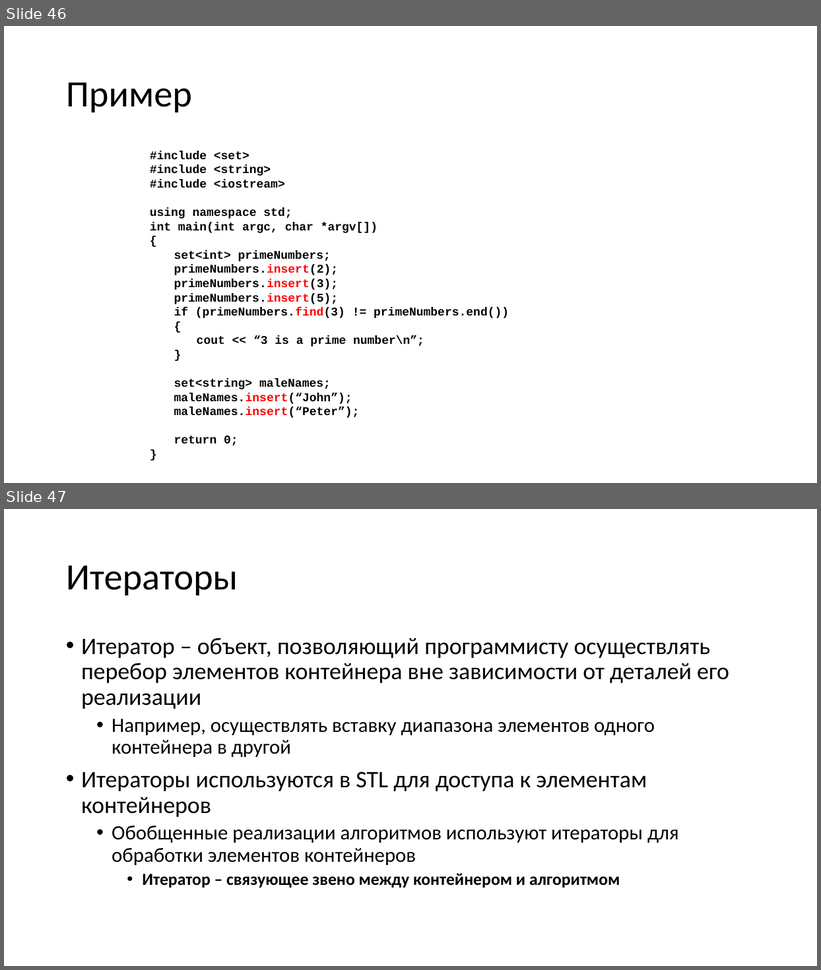
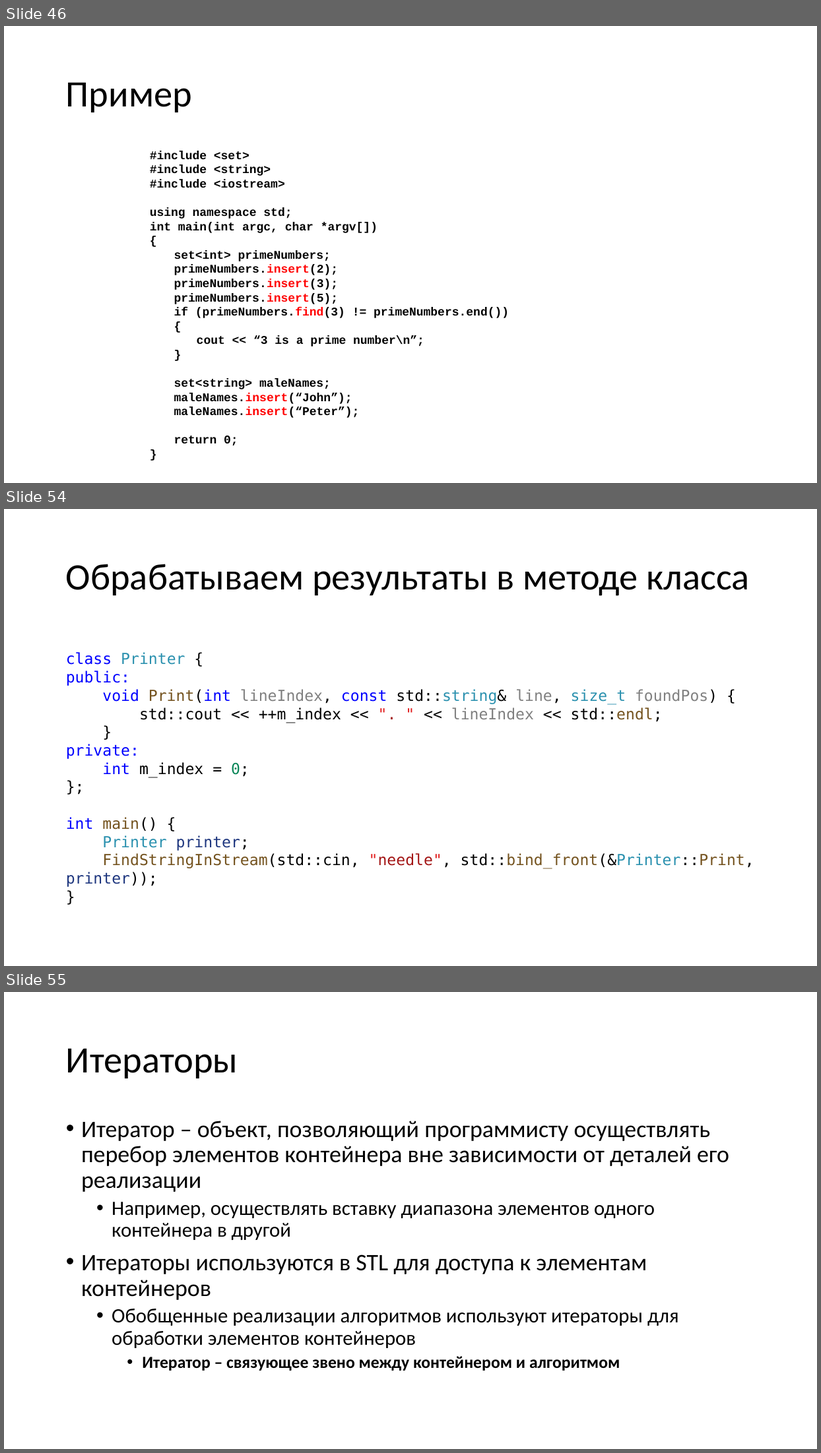
Before and after one commit to alexey-malov/oop, a slide deck: lectures/01/Стандартная библиотека.pptx. Shown one above the other, each under a label of ours: slides 46 and 47 before the commit, slides 46, 54 and 55 after it; the slides between them are not shown. The pictures are 821x970 and 821x1453 pixels, drawn with LibreOffice and Linux fonts; fonts in the diff are those of the drawing. Boxes give left, top, right and bottom in pixels: in the first picture for what was removed or moved away, otherwise in the second. Text is boxed around its words. In the diff, an @@ line names an element or a change of style, - is before the commit and + after.

```diff
--- a/lectures/01/Стандартная библиотека.pptx
+++ b/lectures/01/Стандартная библиотека.pptx
@@ slide 54 added at [4, 509, 817, 966], background #FFFFFF @@
@@ title added at [66, 564, 750, 596], 44 pt, text #000000 @@
+Обрабатываем результаты в методе класса
@@ text added at [66, 652, 754, 887], 18 pt, text #000000 @@
+class Printer {
+public:
+void Print(int lineIndex, const std::string& line, size_t foundPos) {
+std::cout << ++m_index << ". " << lineIndex << std::endl;
+}
+private:
+int m_index = 0;
+};
+int main() {
+Printer printer;
+FindStringInStream(std::cin, "needle", std::bind_front(&Printer::Print, printer));
+}
@@ what was slide 47 is now slide 55 @@
```
Also in this commit, not shown: 8 other slides added.
